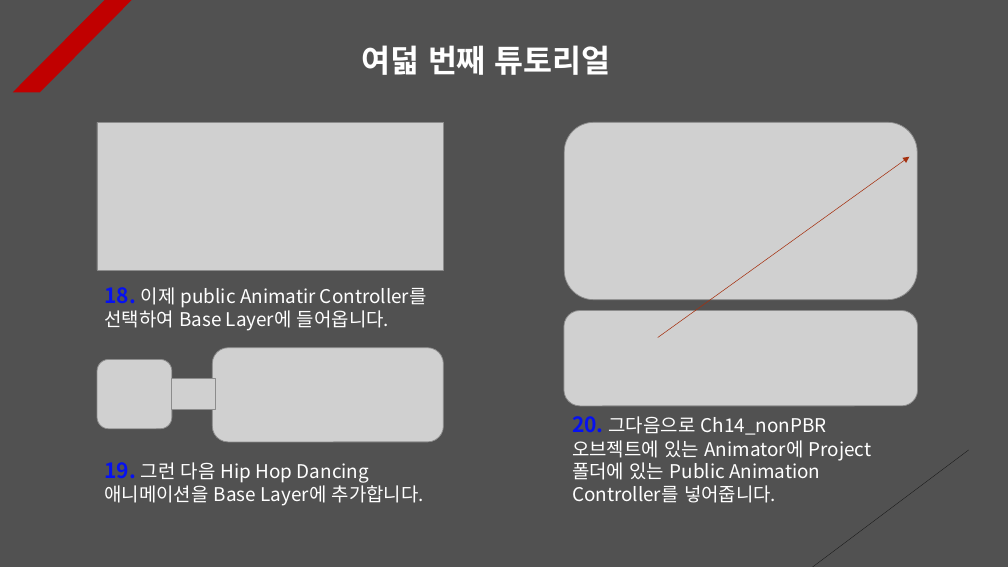
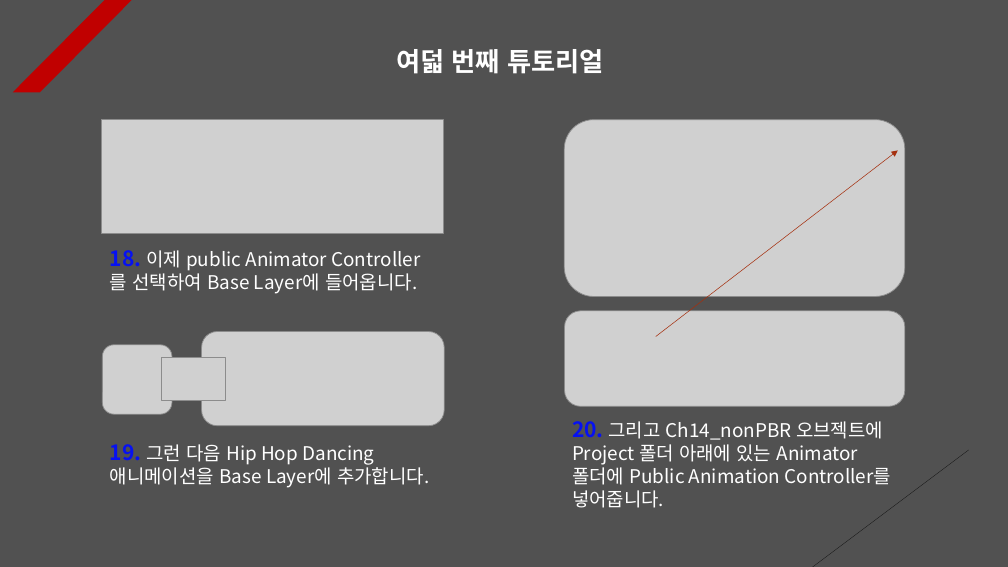
Before and after one commit to Unity2033/3D-UnityEngine, a slide deck: slide 8 of Assets/Class/Animation Retargeting/PPT Data/Animation Retargeting Example.pptx. Drawn at 1008x567 pixels with LibreOffice and Linux fonts; fonts in the diff are those of the drawing; grey boxes stand for pictures. Boxes give left, top, right and bottom in pixels: in the first picture for what was removed or moved away, otherwise in the second. Text is boxed around its words. In the diff, an @@ line names an element or a change of style, - is before the commit and + after.

```diff
--- a/Assets/Class/Animation Retargeting/PPT Data/Animation Retargeting Example.pptx
+++ b/Assets/Class/Animation Retargeting/PPT Data/Animation Retargeting Example.pptx
@@ text "여덟 번째 튜토리얼" at <box>396,49,603,74</box>: size 30 to 25 pt; alignment left to centre @@
@@ picture: place and size @@
-picture at <box>97,123,443,271</box>
+picture at <box>101,119,443,233</box>
@@ picture: place and size @@
-picture at <box>564,123,917,300</box>
+picture at <box>564,119,905,296</box>
@@ arrow moved from (658, 337) - (910, 157) to (656, 337) - (898, 150) @@
@@ text at <box>110,250,417,294</box>: text changed @@
-18. 이제 public Animatir Controller를 선택하여 Base Layer에 들어옵니다.
+18. 이제 public Animator Controller를 선택하여 Base Layer에 들어옵니다.
@@ picture: place and size @@
-picture at <box>564,311,918,406</box>
+picture at <box>565,311,905,406</box>
@@ picture: place and size @@
-picture at <box>97,359,172,429</box>
+picture at <box>102,345,172,414</box>
@@ picture: place and size @@
-picture at <box>171,379,216,409</box>
+picture at <box>162,358,225,400</box>
@@ picture: place and size @@
-picture at <box>212,348,444,442</box>
+picture at <box>202,332,445,426</box>
@@ text "19. 그런 다음 Hip Hop ...": place and size @@
-text "19. 그런 다음 Hip Hop ..." at <box>104,462,424,506</box>
+text "19. 그런 다음 Hip Hop ..." at <box>110,444,429,488</box>
@@ text at <box>572,421,892,508</box>: text changed @@
-20. 그다음으로 Ch14_nonPBR 오브젝트에 있는 Animator에 Project 폴더에 있는 Public Animation Controller를 넣어줍니다.
+20. 그리고 Ch14_nonPBR 오브젝트에 Project 폴더 아래에 있는 Animator 폴더에 Public Animation Controller를 넣어줍니다.
```
Also in this commit, not shown: 13 other slides changed, 15 other files.
